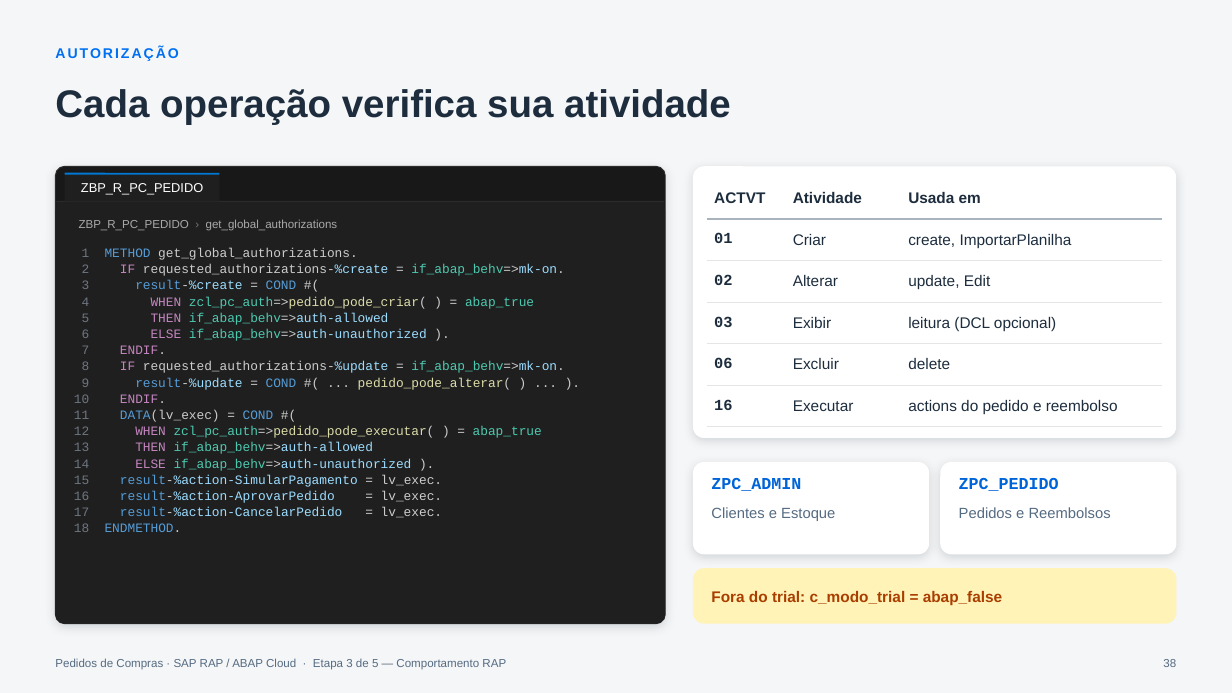
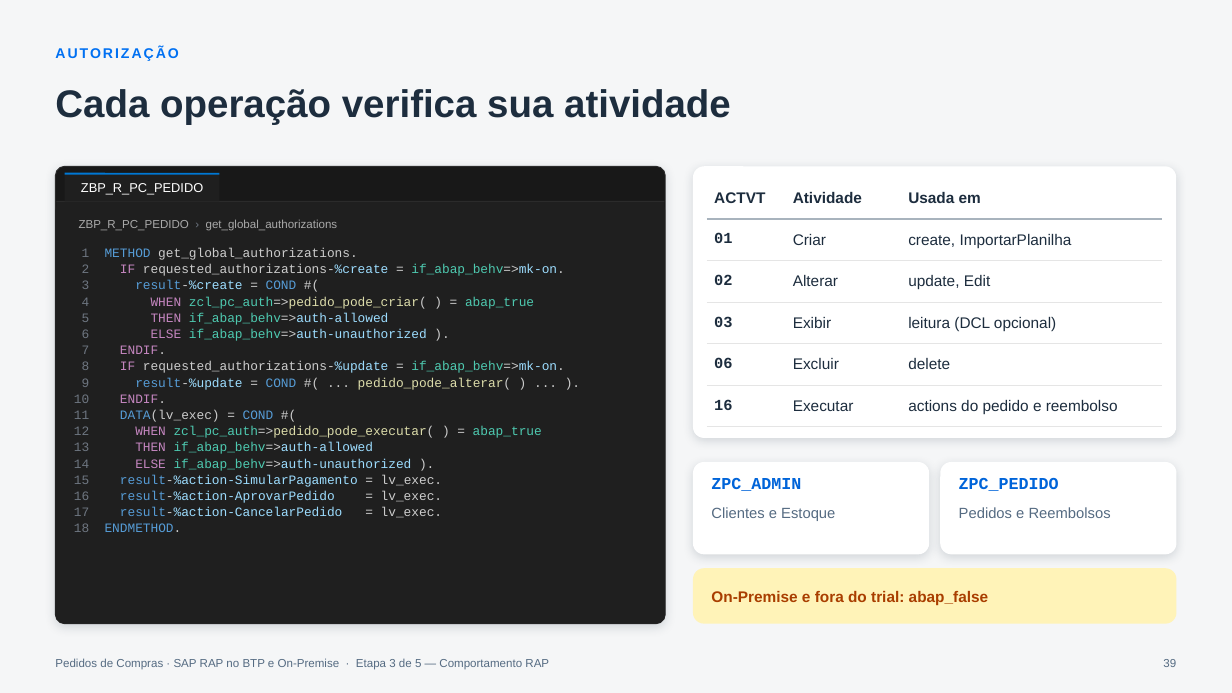
Before and after one commit to AdrianoBispo/sap-abap-rap-pedidos-de-compras-app, a slide deck: slide 39 of docs/apresentacoes/03-comportamento-rap.pptx (slide 38 before the commit). Drawn at 1232x693 pixels with LibreOffice and Linux fonts; fonts in the diff are those of the drawing. Boxes give left, top, right and bottom in pixels: in the first picture for what was removed or moved away, otherwise in the second. Text is boxed around its words. In the diff, an @@ line names an element or a change of style, - is before the commit and + after.

```diff
--- a/docs/apresentacoes/03-comportamento-rap.pptx
+++ b/docs/apresentacoes/03-comportamento-rap.pptx
@@ text at (711,591,988,605): text changed @@
-Fora do trial: c_modo_trial = abap_false
+On-Premise e fora do trial: abap_false
@@ text at (55,658,549,670): text changed @@
-Pedidos de Compras · SAP RAP / ABAP Cloud · Etapa 3 de 5 — Comportamento RAP
+Pedidos de Compras · SAP RAP no BTP e On-Premise · Etapa 3 de 5 — Comportamento RAP
```
Also in this commit, not shown: 33 other slides changed, 1 slide added, 4 other files.
